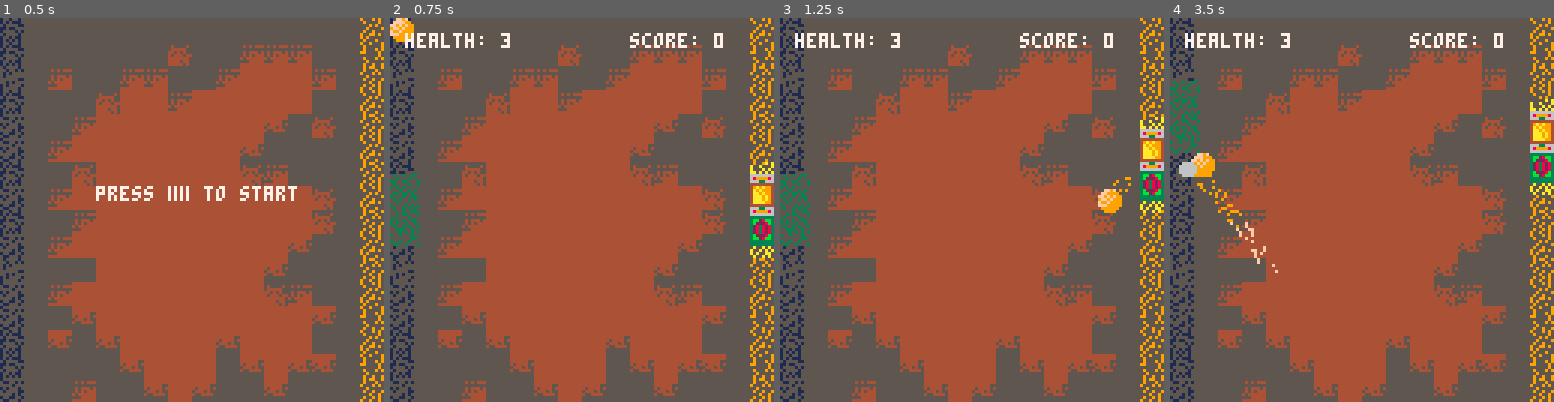
Above: before the commit, frames 1-4 (left to right).
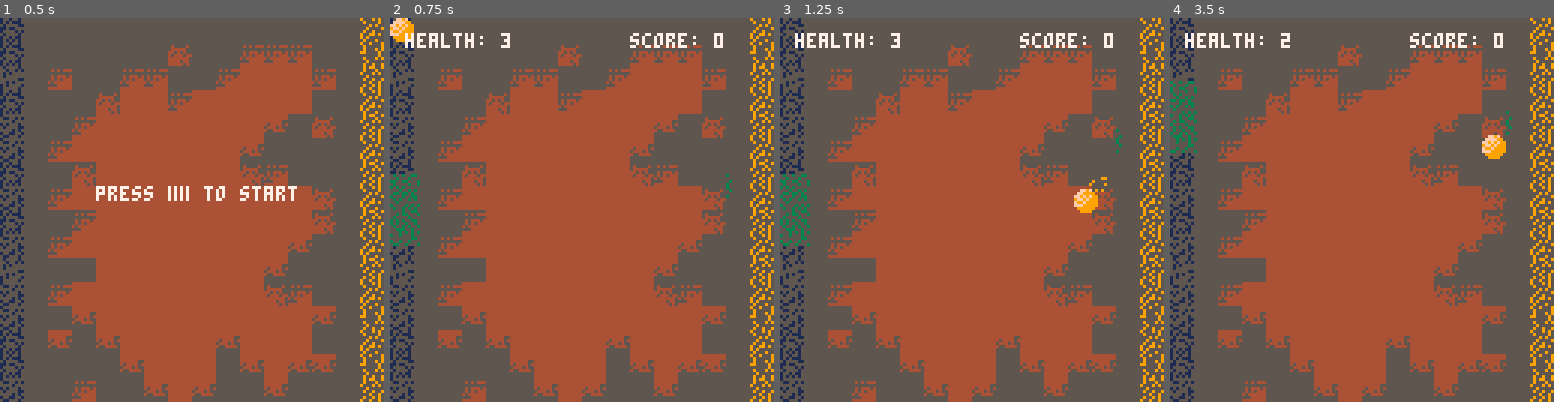
Above: after the commit, the same moments.

Repository: Spider101/Morta-Pong
Game: PICO-8 cartridge game.p8
Same seed, same stepped clock (60 frames per second), same inputs: the game is played once before the commit and once after it.
Inputs:
- Up to frame 1 (0.5 s): tap X (X key) at 0.33 s
- Up to frame 2 (0.75 s): tap O (Z key) at 0.7 s
- Up to frame 3 (1.25 s): tap X (X key) at 1.07 s
- Up to frame 4 (3.5 s): tap O (Z key) every 0.4 s from 1.7 to 3.3 s; tap X (X key) at 1.85, 2.97 s; hold Up 2.15-2.42 s

Frame 1 is identical in both runs. In frame 2, 1.4% of the frame differs, in the area x 87-100%, y 37-63%; in frame 3, 2.1%; in frame 4, 3.3%, in the area x 0-100%, y 5-67%.

Commit message:
refactor: simplify enemy paddle sprite rendering

Diff:
--- a/entities/paddle.lua
+++ b/entities/paddle.lua
@@ -90,8 +90,12 @@
 
 enemy_paddle = paddle:new({
     width = block_size,
+    sprite_index = 1,
+    speed = 1,
+    color = 4,
+    health = 5,
     init = function(self)
-        self.x = game.screen_boundary_x
+        self.x = game.screen_boundary_x - self.width
         self.y = block_size * 6.5
 
         -- set a random initial velocity for the enemy paddle
@@ -100,23 +104,17 @@
         else
             self.velocity = self.speed * -1
         end
+    end,
+    draw = function(self)
+        -- offset the sprite y axis boundaries by one block size
+        -- to render the glow sprites without needing to change the collision boundaries of the paddle
+        local sprite_start_y = self.y - block_size
+        local sprite_end_y = self.height + block_size
 
-        -- set up sprite data (relative x, y, sprite numbers) for the enemy paddle
-        self.sprite_data = {
-            { x = 0, y = 0, sprite_num = 11 },
-            { x = 0, y = block_size, sprite_num = 12 },
-            { x = 0, y = block_size * 2, sprite_num = 13 },
-            { x = 0, y = block_size * 3, sprite_num = 14 },
-            { x = 0, y = -1 * block_size, sprite_num = 15 },
-        }
-    end,
-    speed = 1,
-    color = 4,
-    health = 5,
-    draw = function(self)
-        for sprite in all(self.sprite_data) do
-            spr(sprite.sprite_num, self.x + sprite.x, self.y + sprite.y)
-        end
+        -- use width to determine how many sprites to draw in x and y axis
+        local sprite_width = self.width / block_size
+        local sprite_height = 5
+        spr(self.sprite_index, self.x, sprite_start_y, sprite_width, sprite_height)
     end,
     move = function(self)
         -- move the enemy paddle up and down depending on its current velocity
